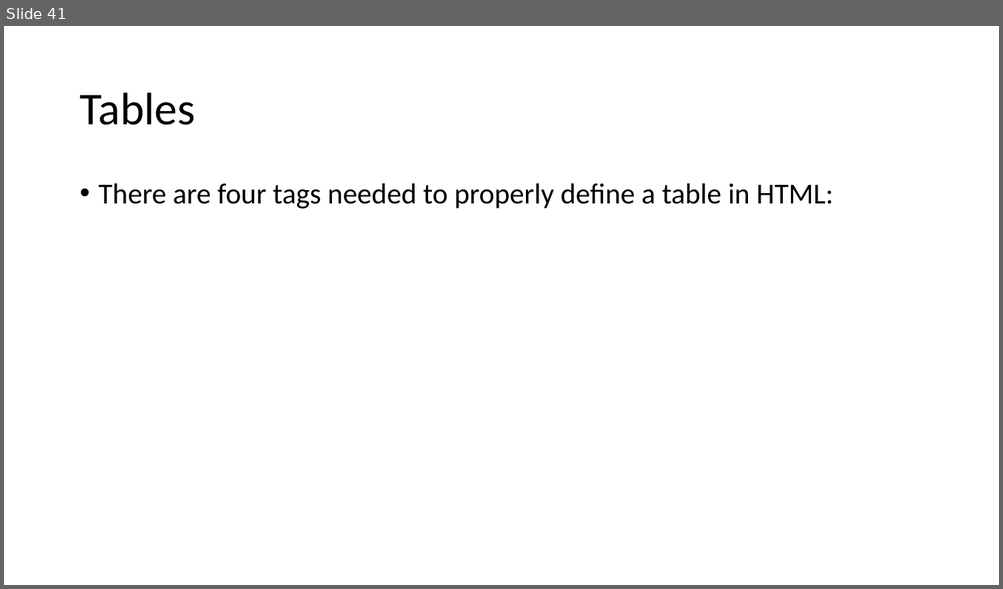
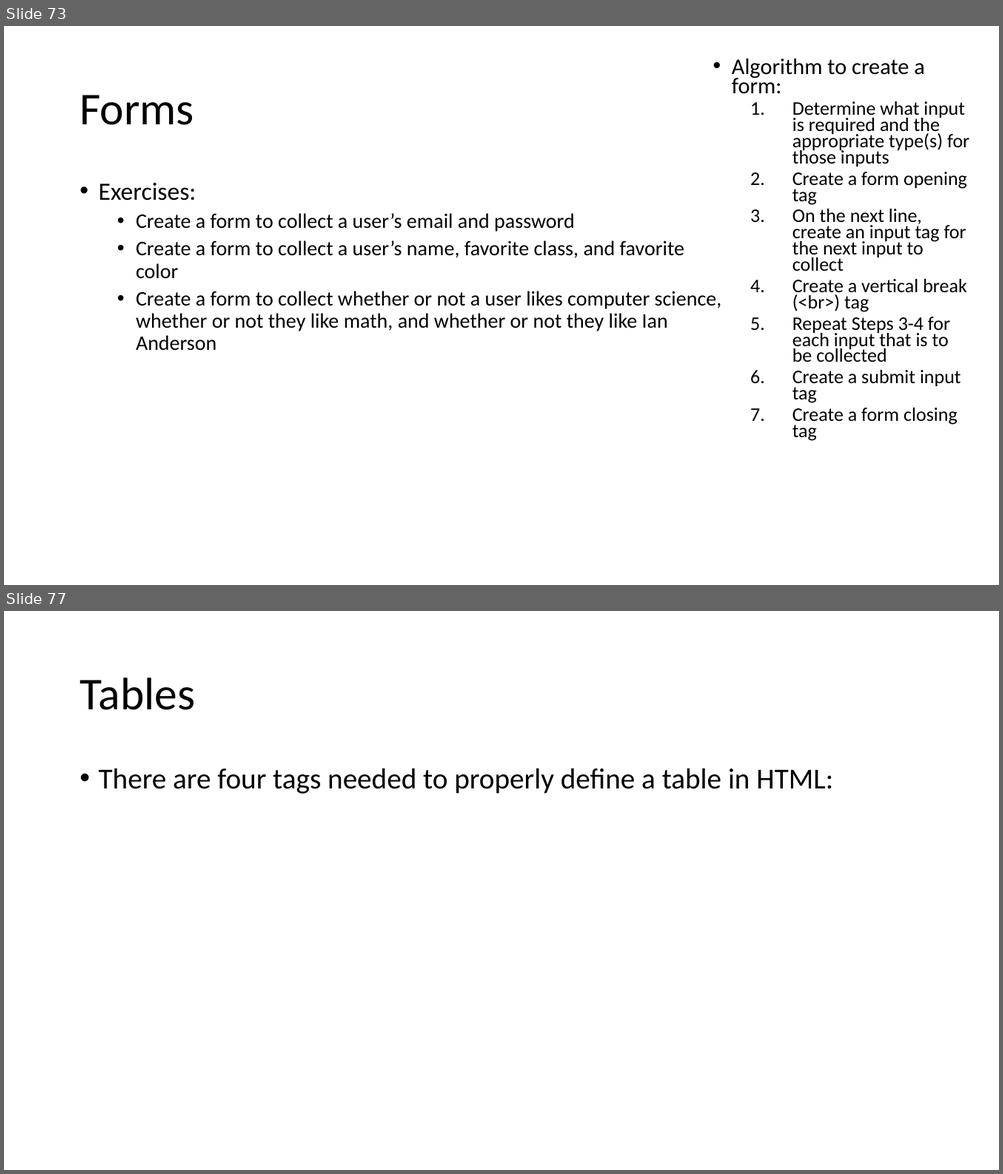
Before and after one commit to MrJoshGross/Course-Curricular-Material, a slide deck: Computer Science Discoveries/Lectures/Lecture 9 - More HTML Tags.pptx. Shown one above the other, each under a label of ours: slide 41 before the commit, slides 73 and 77 after it; the slides between them are not shown. The pictures are 1003x589 and 1003x1174 pixels, drawn with LibreOffice and Linux fonts; fonts in the diff are those of the drawing. Boxes give left, top, right and bottom in pixels: in the first picture for what was removed or moved away, otherwise in the second. Text is boxed around its words. In the diff, an @@ line names an element or a change of style, - is before the commit and + after.

```diff
--- a/Computer Science Discoveries/Lectures/Lecture 9 - More HTML Tags.pptx
+++ b/Computer Science Discoveries/Lectures/Lecture 9 - More HTML Tags.pptx
@@ slide 73 added at box(4, 26, 999, 585), background #FFFFFF @@
@@ text added at box(731, 59, 969, 441), 18.6 pt, text #000000 @@
+• Algorithm to create a form:
+  1. Determine what input is required and the appropriate type(s) for those inputs
+  2. Create a form opening tag
+  3. On the next line, create an input tag for the next input to collect
+  4. Create a vertical break (<br>) tag
+  5. Repeat Steps 3-4 for each input that is to be collected
+  6. Create a submit input tag
+  7. Create a form closing tag
@@ title added at box(79, 95, 194, 125), 44 pt, text #000000 @@
+Forms
@@ text added at box(99, 183, 722, 351), 20 pt, text #000000 @@
+• Exercises:
+  • Create a form to collect a user’s email and password
+  • Create a form to collect a user’s name, favorite class, and favorite color
+  • Create a form to collect whether or not a user likes computer science, whether or not they like math, and whether or not they like Ian Anderson
@@ what was slide 41 is now slide 77 @@
```
Also in this commit, not shown: 35 other slides added, 2 other files.
